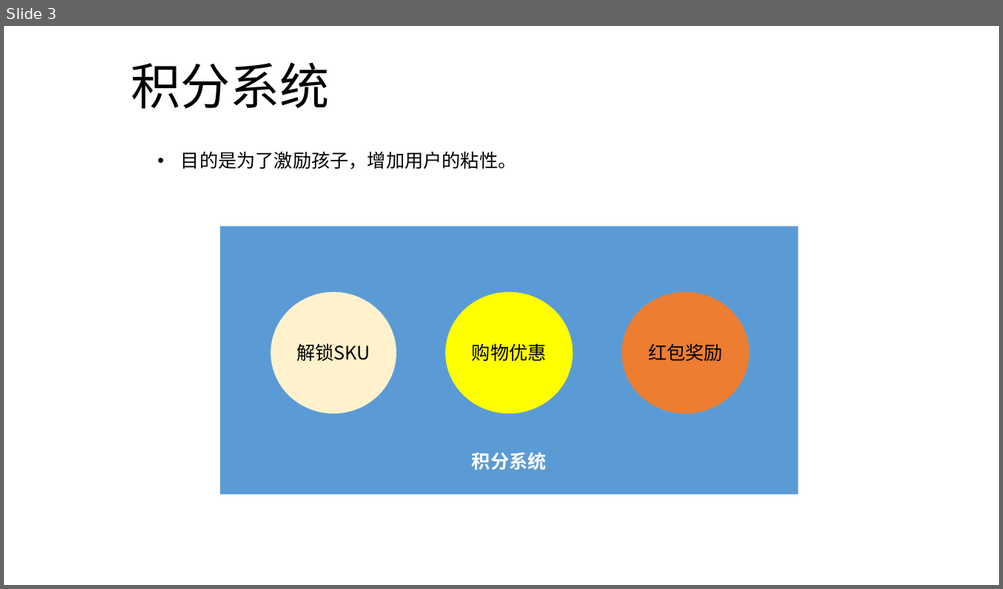
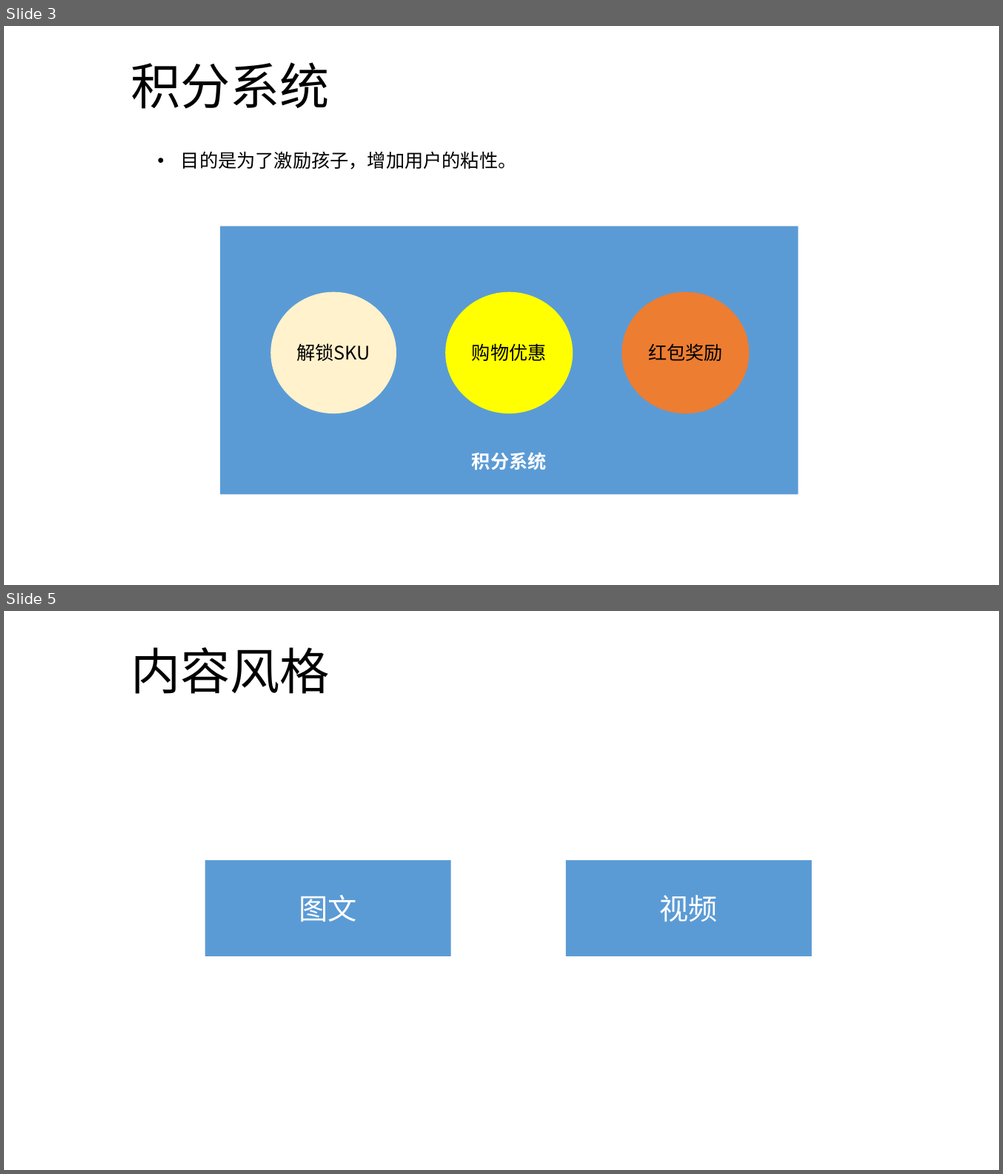
Before and after one commit to kevin0501/go, a slide deck: 需求/积木APP和运营.pptx. Shown one above the other, each under a label of ours: slide 3 before the commit, slides 3 and 5 after it; the slides between them are not shown. The pictures are 1003x589 and 1003x1174 pixels, drawn with LibreOffice and Linux fonts; fonts in the diff are those of the drawing. Boxes give left, top, right and bottom in pixels: in the first picture for what was removed or moved away, otherwise in the second. Text is boxed around its words. In the diff, an @@ line names an element or a change of style, - is before the commit and + after.

Commit message:
PPT内容修改，明日与其他几个人进行讨论。

```diff
--- a/需求/积木APP和运营.pptx
+++ b/需求/积木APP和运营.pptx
@@ slide 5 added at (4, 611, 999, 1170), background #FFFFFF @@
@@ text added at (131, 647, 330, 694), 48 pt, text #000000 @@
+内容风格
@@ rectangle added at (205, 860, 450, 957), fill #5B9BD5, 28 pt, text #FFFFFF @@
+图文
@@ rectangle added at (566, 860, 811, 957), fill #5B9BD5, 28 pt, text #FFFFFF @@
+视频
```
Also in this commit, not shown: 4 slides changed, 1 other slide added.
